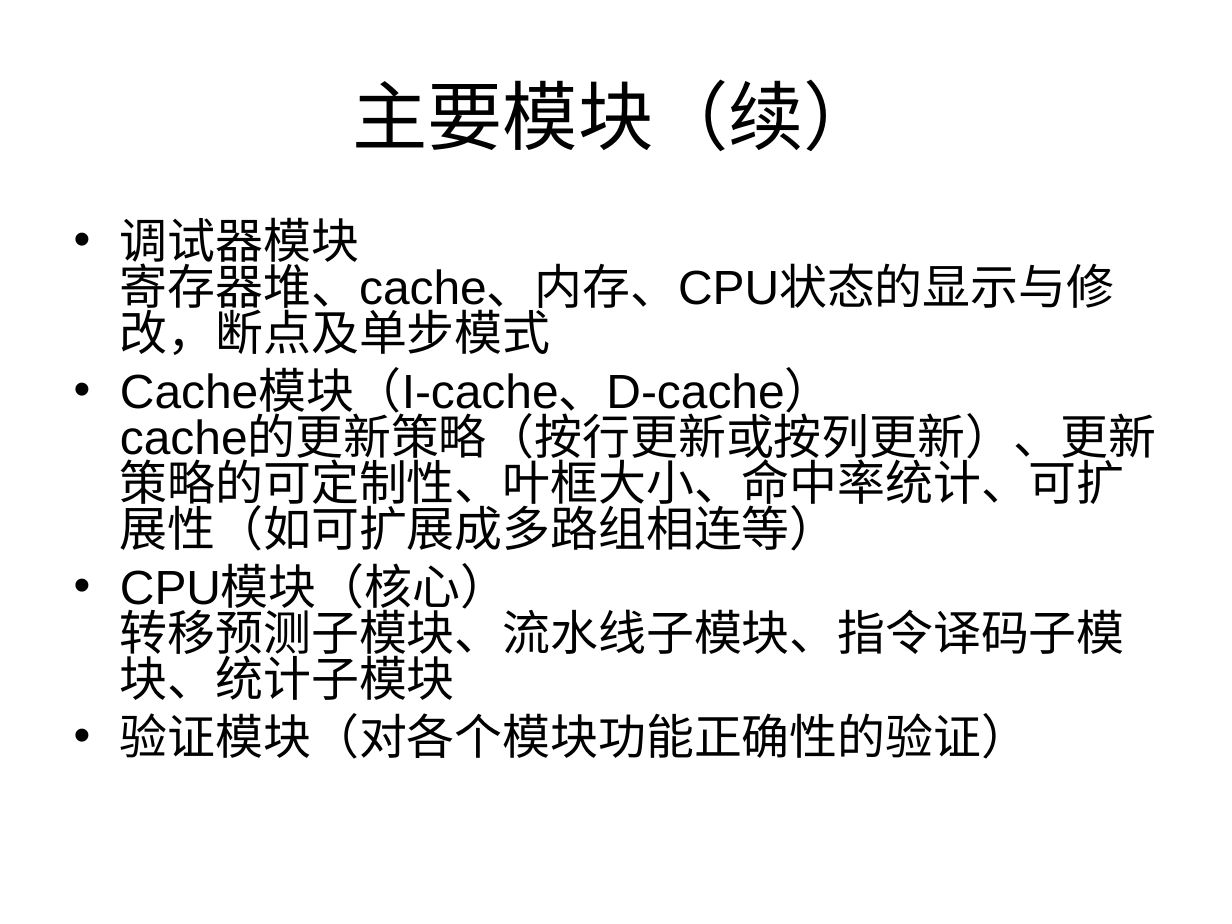
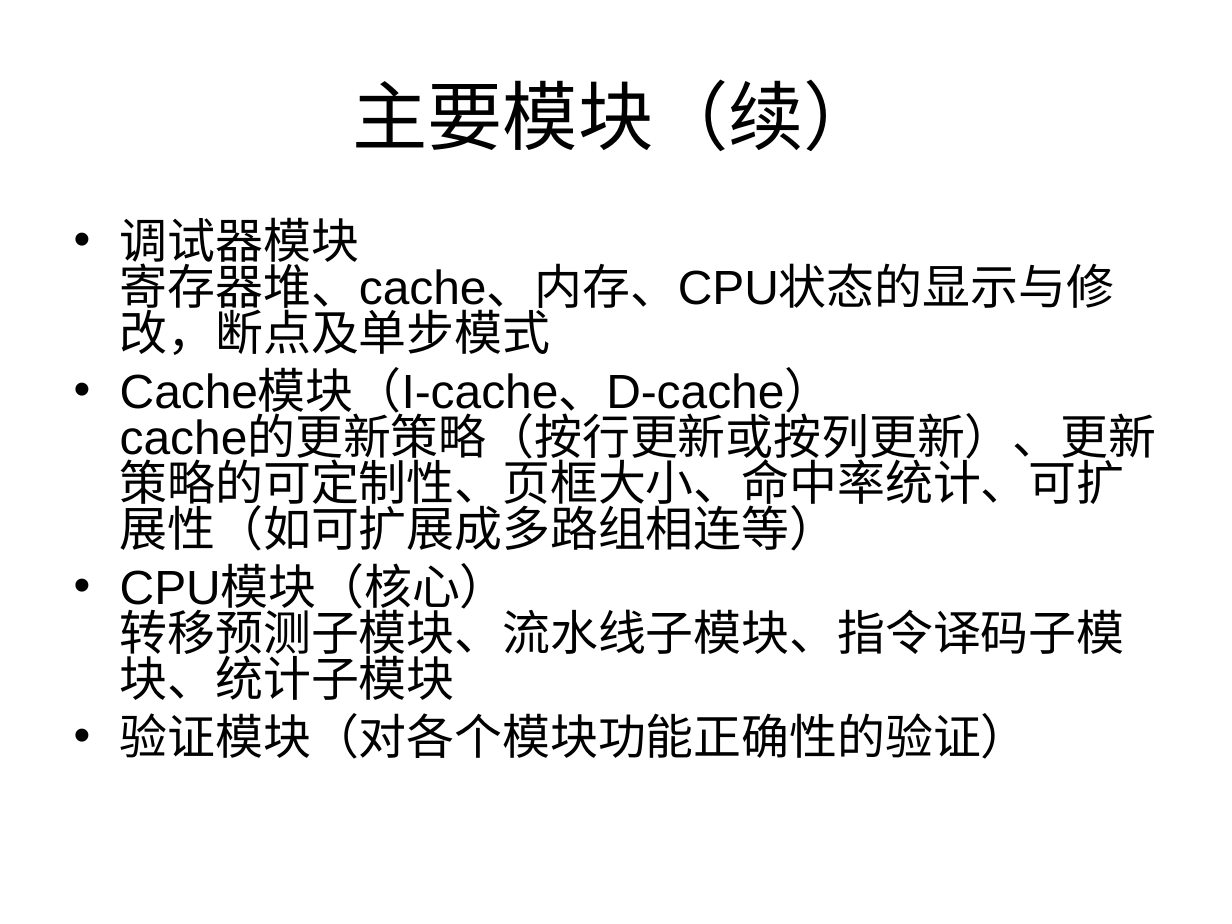
Before and after one commit to hualiansheng/minic, a slide deck: slide 6 of simulator/doc/报告.ppt. Drawn at 1232x924 pixels with LibreOffice and Linux fonts; fonts in the diff are those of the drawing. Boxes give left, top, right and bottom in pixels: in the first picture for what was removed or moved away, otherwise in the second. Text is boxed around its words. In the diff, an @@ line names an element or a change of style, - is before the commit and + after.

Commit message:
ppt修改

```diff
--- a/simulator/doc/报告.ppt
+++ b/simulator/doc/报告.ppt
@@ text at bbox=[120, 217, 1125, 759]: indent changed @@
@@ text at bbox=[120, 370, 1157, 551]: text changed @@
-• Cache模块（I-cache、D-cache）
-  cache的更新策略（按行更新或按列更新）、更新策略的可定制性、叶框大小、命中率统计、可扩展性（如可扩展成多路组相连等）
+• Cache模块（I-cache、D-cache）
+  cache的更新策略（按行更新或按列更新）、更新策略的可定制性、页框大小、命中率统计、可扩展性（如可扩展成多路组相连等）
```
Also in this commit, not shown: 6 other slides changed.
